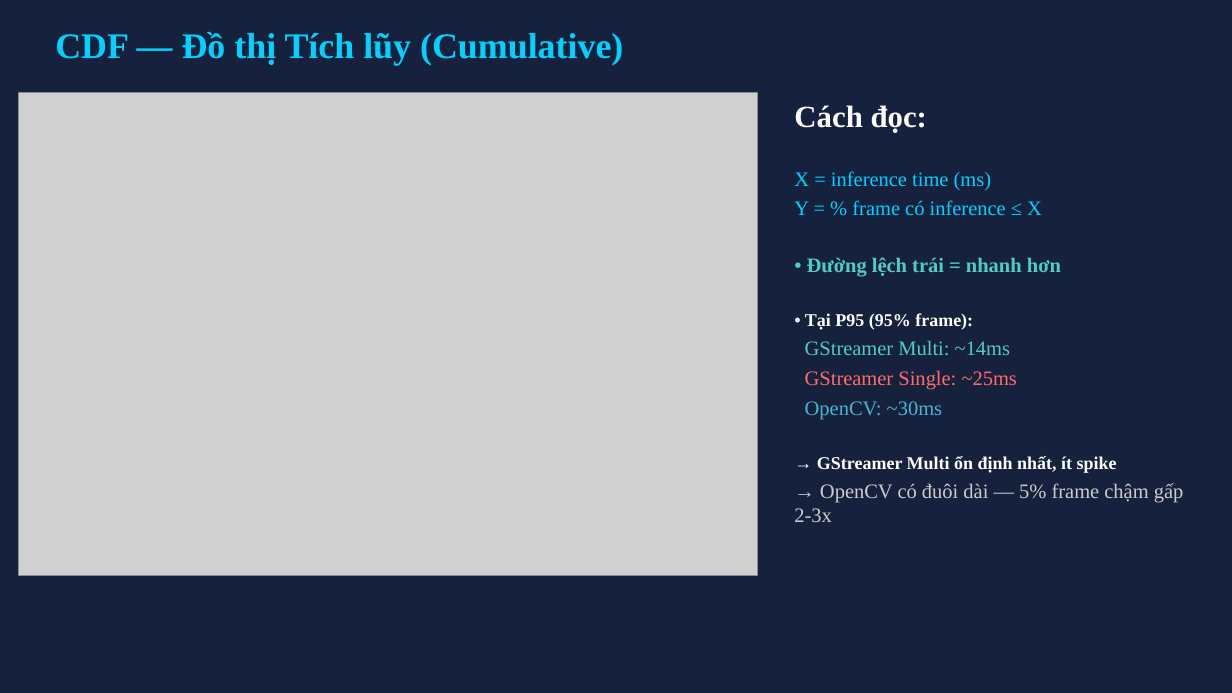
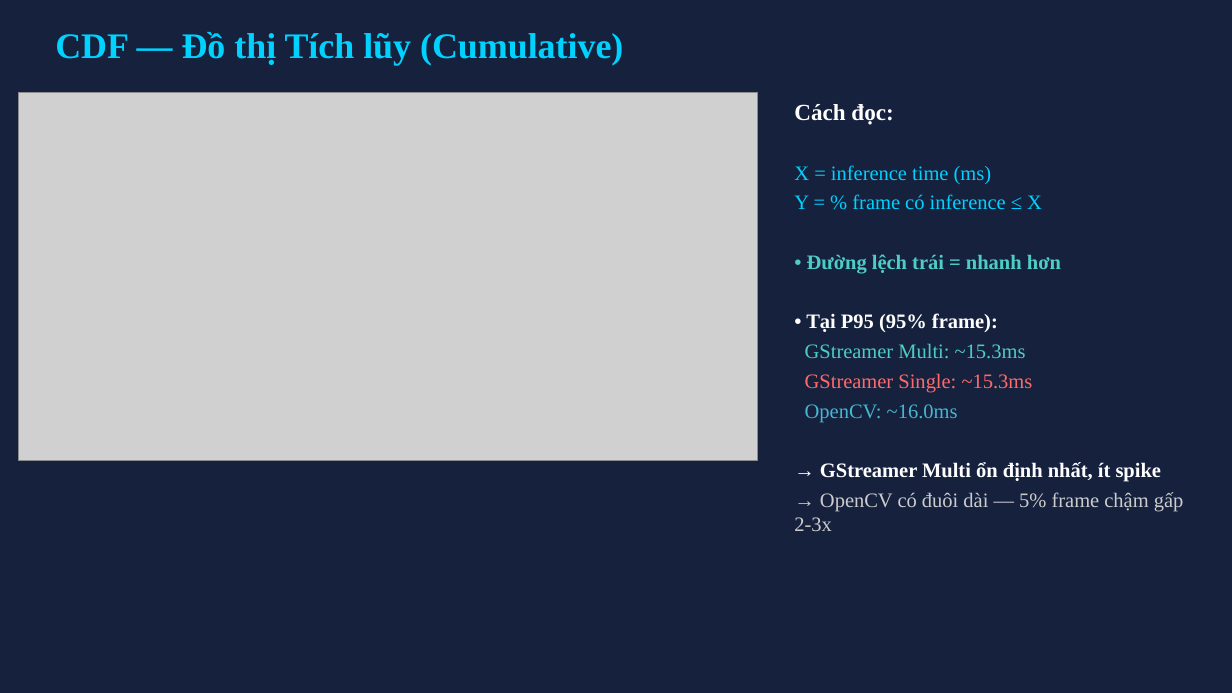
Before and after one commit to phucngongac2901/project_object_detection_benchmark, a slide deck: slide 5 of slide/Đo_luong_va_danh_gia_hieu_nang.pptx (slide 4 before the commit). Drawn at 1232x693 pixels with LibreOffice and Linux fonts; fonts in the diff are those of the drawing; grey boxes stand for pictures. Boxes give left, top, right and bottom in pixels: in the first picture for what was removed or moved away, otherwise in the second. Text is boxed around its words. In the diff, an @@ line names an element or a change of style, - is before the commit and + after.

```diff
--- a/slide/Đo_luong_va_danh_gia_hieu_nang.pptx
+++ b/slide/Đo_luong_va_danh_gia_hieu_nang.pptx
@@ picture: place and size @@
-picture at (18,92,758,575)
+picture at (18,92,758,460)
@@ text at (794,104,1161,482): size 24 to 18 pt in "Cách đọc:"; size 14 to 16 pt in "• Tại P95 (95% frame):", "→ GStreamer Multi ổn định nhất, ít ..." @@
@@ text at (805,343,1033,423): text changed @@
-GStreamer Multi: ~14ms
-GStreamer Single: ~25ms
-OpenCV: ~30ms
+GStreamer Multi: ~15.3ms
+GStreamer Single: ~15.3ms
+OpenCV: ~16.0ms
```
Also in this commit, not shown: 9 other slides changed, 1 slide added, 1 slide removed, 29 other files.
